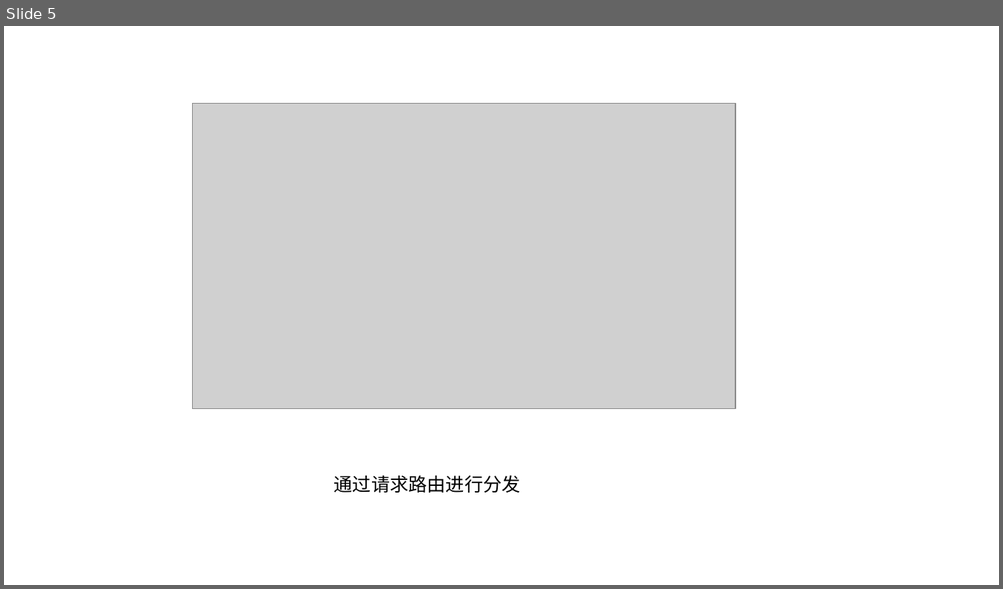
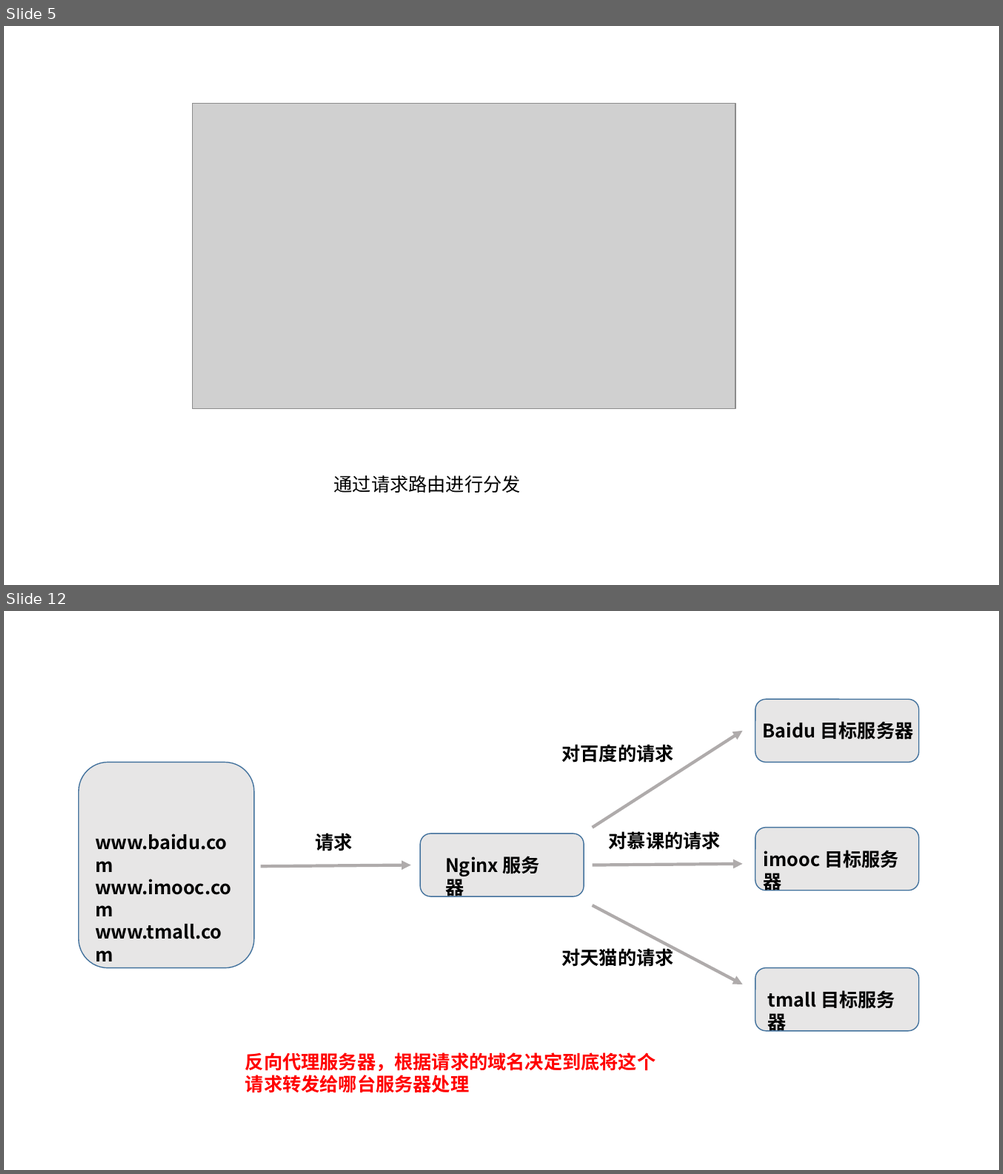
Before and after one commit to xiangming-fang/foodie-dev, a slide deck: doc/ppt/第二阶段/4.0 什么是反向代理.pptx. Shown one above the other, each under a label of ours: slide 5 before the commit, slides 5 and 12 after it; the slides between them are not shown. The pictures are 1003x589 and 1003x1174 pixels, drawn with LibreOffice and Linux fonts; fonts in the diff are those of the drawing; grey boxes stand for pictures. Boxes give left, top, right and bottom in pixels: in the first picture for what was removed or moved away, otherwise in the second. Text is boxed around its words. In the diff, an @@ line names an element or a change of style, - is before the commit and + after.

Commit message:
nginx ppt

```diff
--- a/doc/ppt/第二阶段/4.0 什么是反向代理.pptx
+++ b/doc/ppt/第二阶段/4.0 什么是反向代理.pptx
@@ slide 12 added at <box>4,611,999,1170</box>, background #FFFFFF @@
@@ group added at <box>79,699,919,1093</box>: 10 texts, 5 rounded rectangles, 4 arrows @@
+www.baidu.com
+www.imooc.com
+www.tmall.com
+Nginx 服务器
+Baidu 目标服务器
+imooc 目标服务器
+tmall 目标服务器
+请求
+反向代理服务器，根据请求的域名决定到底将这个
+请求转发给哪台服务器处理
+对百度的请求
+对慕课的请求
+对天猫的请求
```
Also in this commit, not shown: 6 other slides added, 18 other files.
